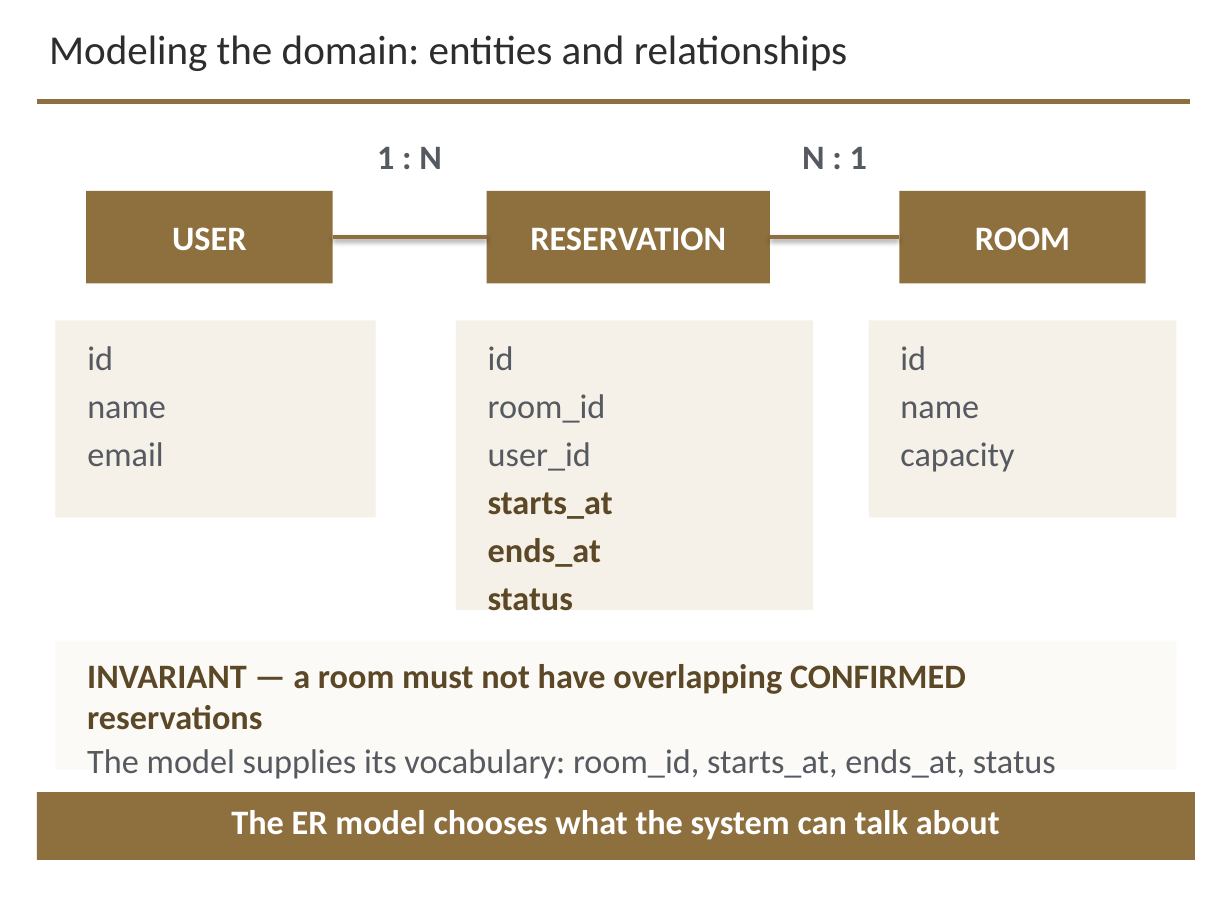
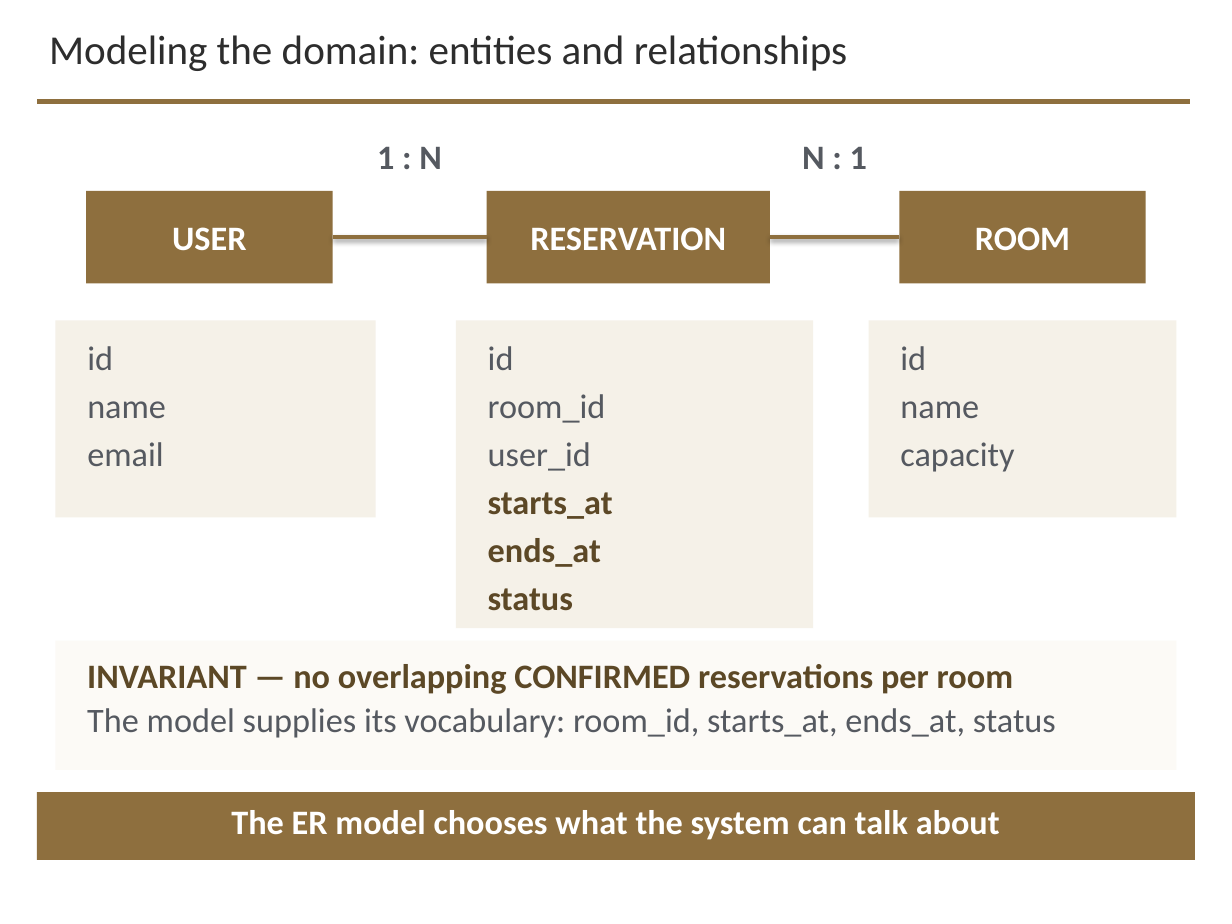
Before and after one commit to davisjam/model-based-agentic-software-engineering, a slide deck: slide 9 of course/lectures/act-3-software-in-the-world/02-compute-environments-and-data-management/3-2-Data-Management.pptx. Drawn at 1232x924 pixels with LibreOffice and Linux fonts; fonts in the diff are those of the drawing; background and template pictures are left out. Boxes give left, top, right and bottom in pixels: in the first picture for what was removed or moved away, otherwise in the second. Text is boxed around its words. In the diff, an @@ line names an element or a change of style, - is before the commit and + after.

```diff
--- a/course/lectures/act-3-software-in-the-world/02-compute-environments-and-data-management/3-2-Data-Management.pptx
+++ b/course/lectures/act-3-software-in-the-world/02-compute-environments-and-data-management/3-2-Data-Management.pptx
@@ rectangle: place and size @@
-rectangle at <box>456,320,813,610</box>
+rectangle at <box>456,320,813,628</box>
@@ text at <box>87,664,1013,694</box>: text changed @@
-INVARIANT — a room must not have overlapping CONFIRMED reservations
+INVARIANT — no overlapping CONFIRMED reservations per room
```
Also in this commit, not shown: 10 other slides changed.
